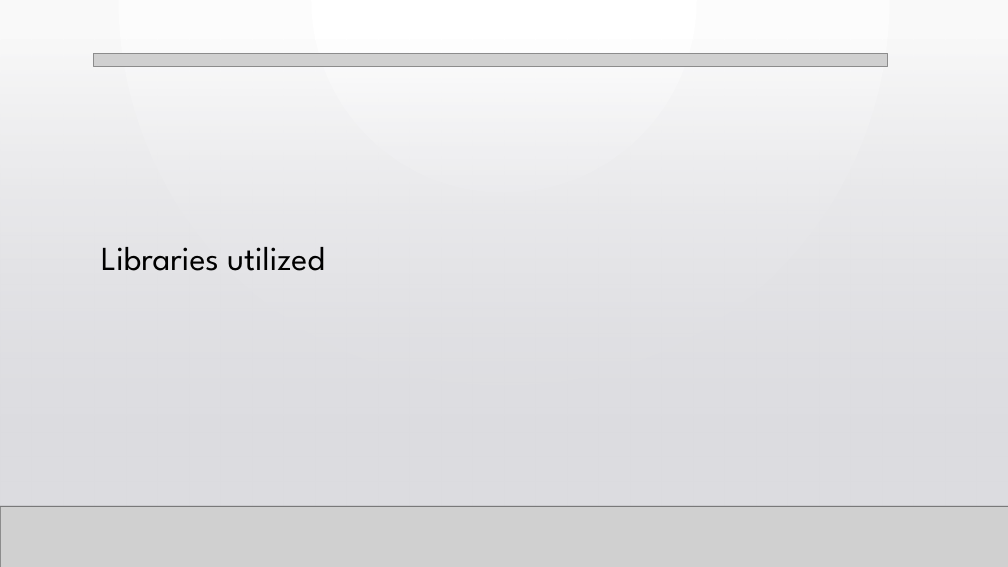
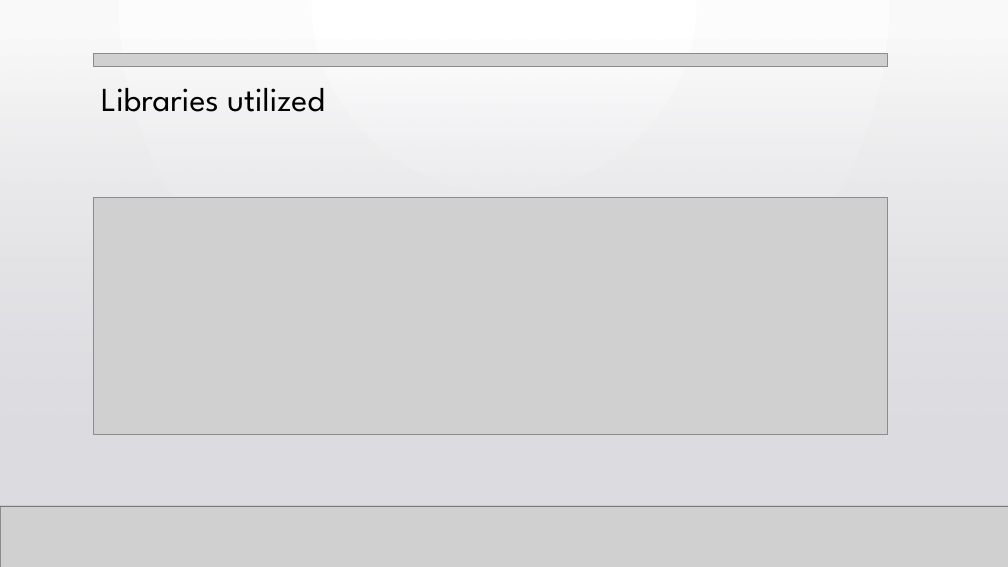
Before and after one commit to patriciaiwong/ETL_Project, a slide deck: slide 3 of ETL Project PowerPoint.pptx. Drawn at 1008x567 pixels with LibreOffice and Linux fonts; fonts in the diff are those of the drawing; grey boxes stand for pictures; background and template pictures are left out. Boxes give left, top, right and bottom in pixels: in the first picture for what was removed or moved away, otherwise in the second. Text is boxed around its words. In the diff, an @@ line names an element or a change of style, - is before the commit and + after.

```diff
--- a/ETL Project PowerPoint.pptx
+++ b/ETL Project PowerPoint.pptx
@@ title "Libraries utilized": place and size @@
-title "Libraries utilized" at [101,247,325,271]
+title "Libraries utilized" at [101,88,325,112]
@@ title "Libraries utilized" at [101,88,325,112]: vertical alignment middle to top @@
@@ picture added at [94,197,888,435] @@
```
Also in this commit, not shown: 1 other slide changed, 1 slide added, 3 slides removed.
